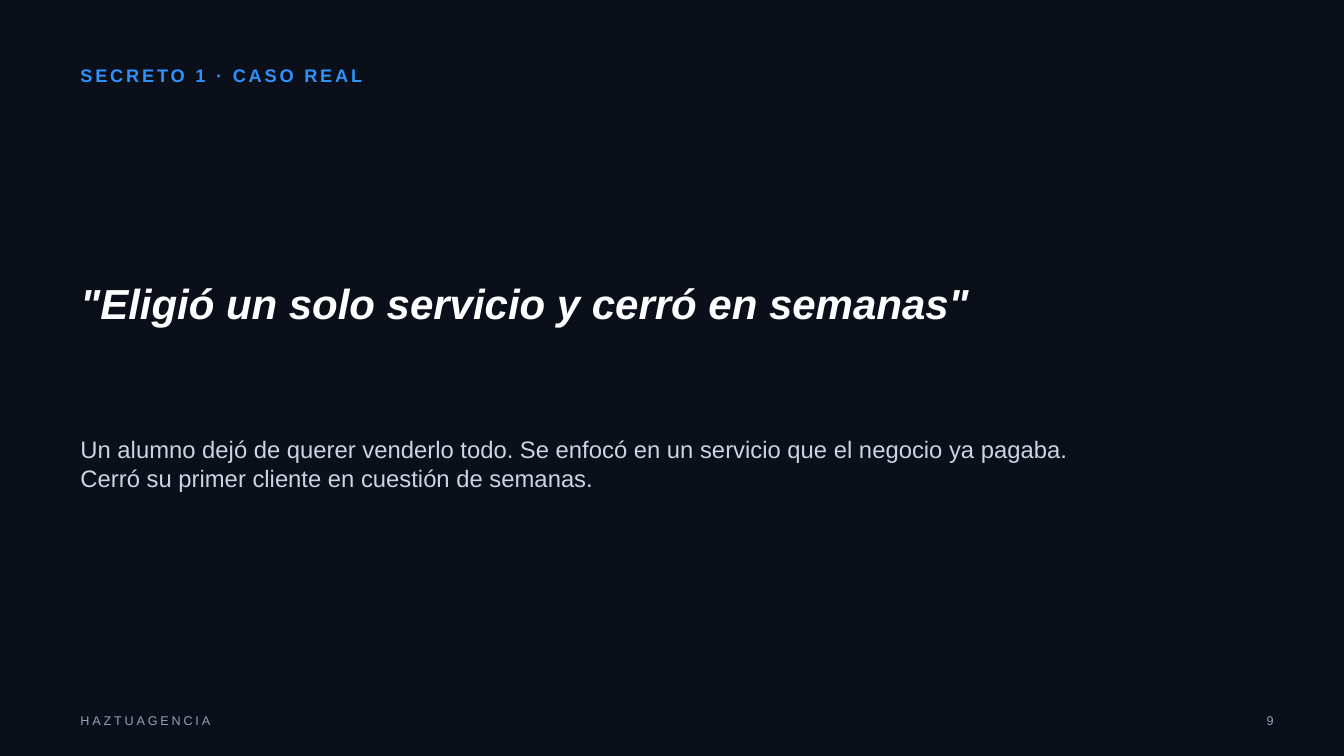
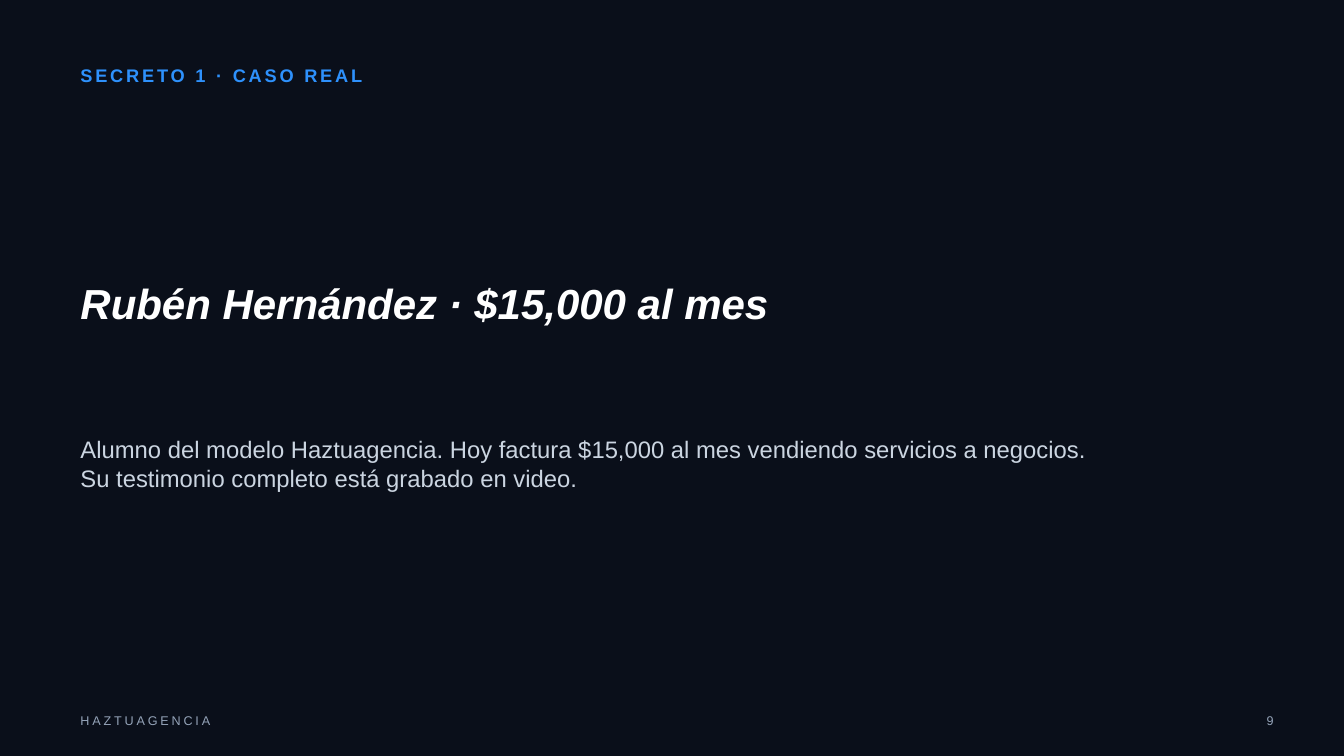
Before and after one commit to henryqueroa/giuliano-cisneros-package, a slide deck: slide 9 of webinar/giuliano-cisneros-webinar-deck.pptx. Drawn at 1344x756 pixels with LibreOffice and Linux fonts; fonts in the diff are those of the drawing. Boxes give left, top, right and bottom in pixels: in the first picture for what was removed or moved away, otherwise in the second. Text is boxed around its words. In the diff, an @@ line names an element or a change of style, - is before the commit and + after.

```diff
--- a/webinar/giuliano-cisneros-webinar-deck.pptx
+++ b/webinar/giuliano-cisneros-webinar-deck.pptx
@@ text at (x1=80, y1=288, x2=768, y2=326): text changed @@
-"Eligió un solo servicio y cerró en semanas"
+Rubén Hernández · $15,000 al mes
@@ text at (x1=80, y1=440, x2=1085, y2=492): text changed @@
-Un alumno dejó de querer venderlo todo. Se enfocó en un servicio que el negocio ya pagaba. Cerró su primer cliente en cuestión de semanas.
+Alumno del modelo Haztuagencia. Hoy factura $15,000 al mes vendiendo servicios a negocios. Su testimonio completo está grabado en video.
```
Also in this commit, not shown: 6 other slides changed, 30 other files.
